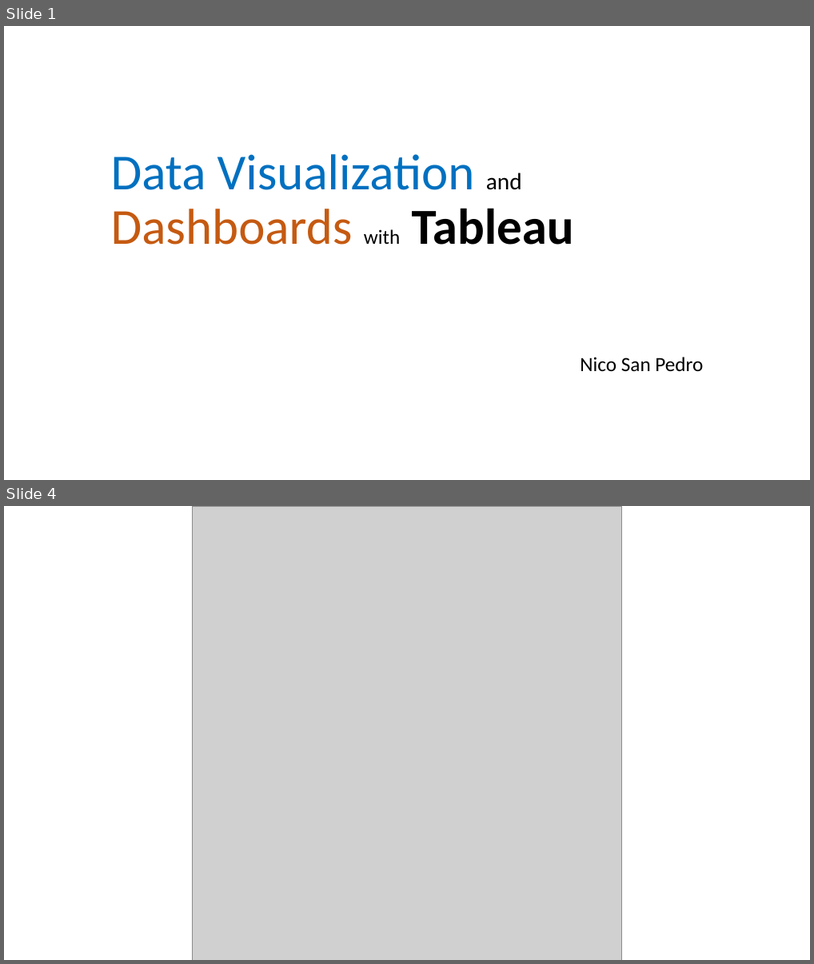
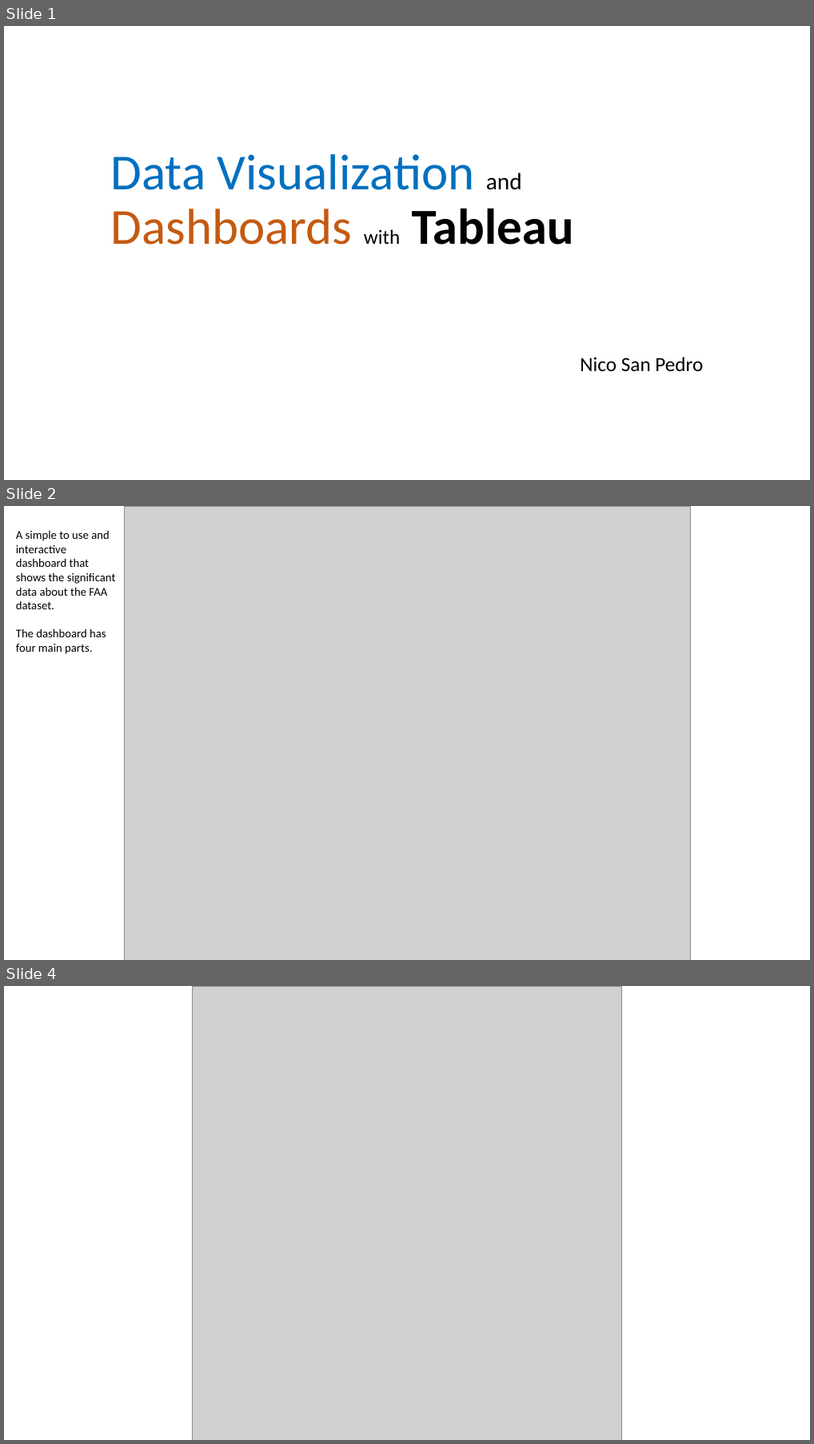
Before and after one commit to nicosanpedro/LHL-DS-Project3-Tableau, a slide deck: presentation.pptx. Shown one above the other, each under a label of ours: slides 1 and 4 before the commit, slides 1, 2 and 4 after it; the slides between them are not shown. The pictures are 814x964 and 814x1444 pixels, drawn with LibreOffice and Linux fonts; fonts in the diff are those of the drawing; grey boxes stand for pictures. Boxes give left, top, right and bottom in pixels: in the first picture for what was removed or moved away, otherwise in the second. Text is boxed around its words. In the diff, an @@ line names an element or a change of style, - is before the commit and + after.

```diff
--- a/presentation.pptx
+++ b/presentation.pptx
@@ slide 2 added at [4, 506, 810, 960], background #FFFFFF @@
@@ picture added at [124, 506, 690, 960] @@
@@ text added at [16, 531, 116, 654], 14 pt, text #000000 @@
+A simple to use and interactive dashboard that shows the significant data about the FAA dataset.
+The dashboard has four main parts.
```
Also in this commit, not shown: 9 other slides added, 6 slides removed, 2 other files.
